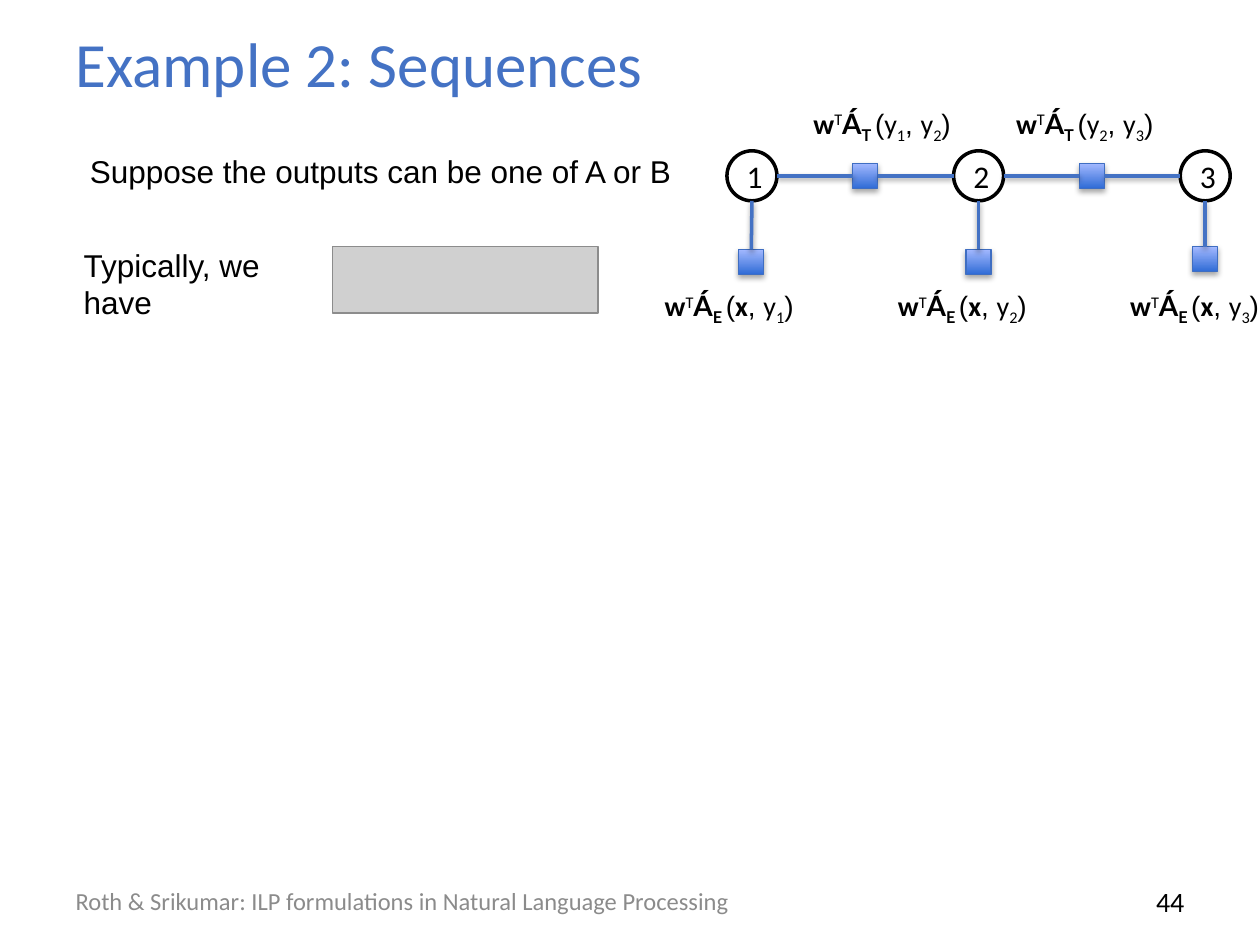
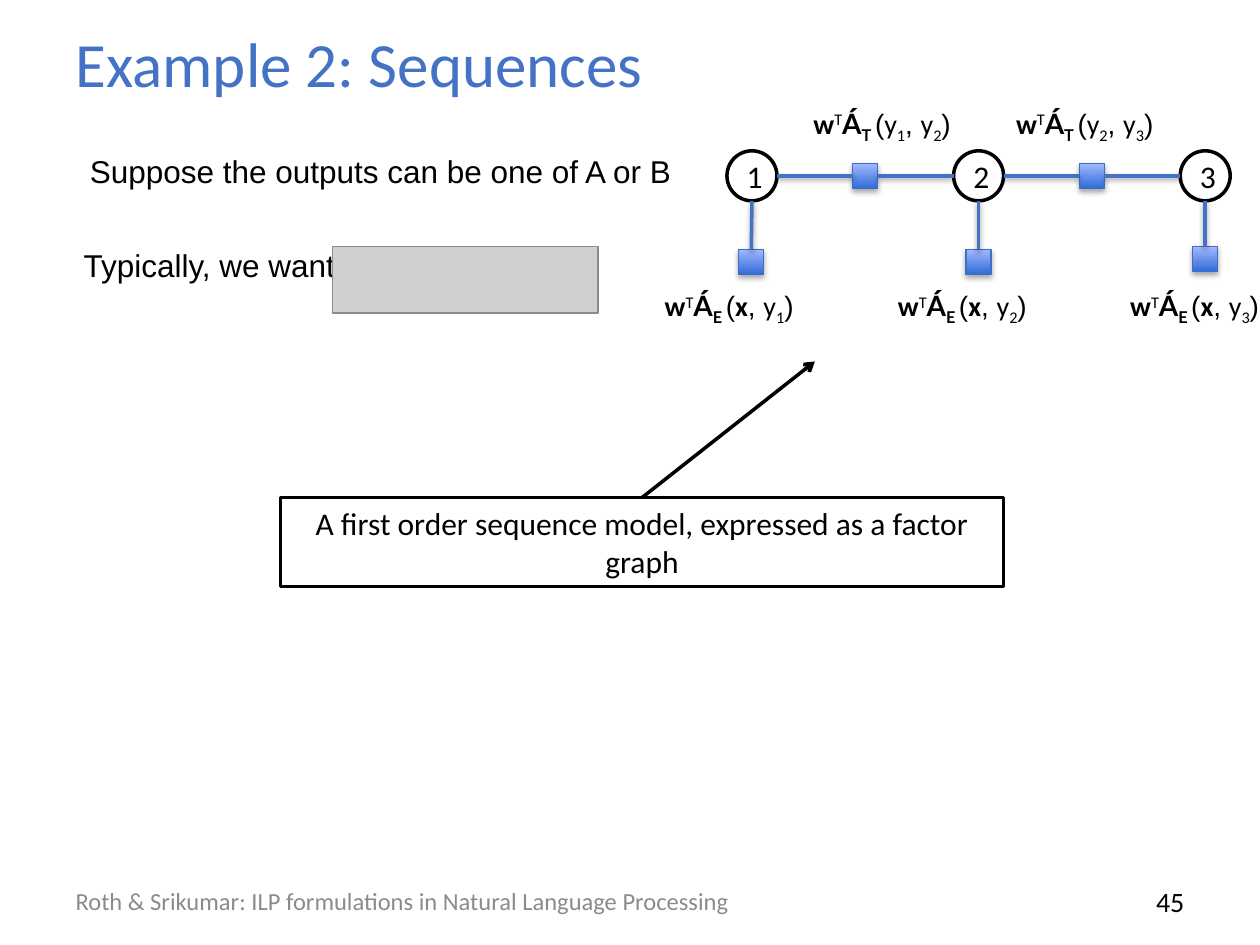
Before and after one commit to ilpinference/ilpinference.github.io, a slide deck: slide 46 of eacl2017/slides/modeling.pptx (slide 45 before the commit). Drawn at 1260x945 pixels with LibreOffice and Linux fonts; fonts in the diff are those of the drawing; grey boxes stand for pictures. Boxes give left, top, right and bottom in pixels: in the first picture for what was removed or moved away, otherwise in the second. Text is boxed around its words. In the diff, an @@ line names an element or a change of style, - is before the commit and + after.

```diff
--- a/eacl2017/slides/modeling.pptx
+++ b/eacl2017/slides/modeling.pptx
@@ text at (84, 252, 334, 283): text changed @@
-Typically, we have
+Typically, we want
@@ arrow added from (643, 498) to (815, 362), #000000 2 pt @@
@@ rectangle added at (281, 498, 1004, 587), fill #FFFFFF, outline #000000 2 pt, 18 pt, text #000000 @@
+A first order sequence model, expressed as a factor graph
@@ page number at (1156, 894, 1184, 912): text changed @@
-44
+45
```
Also in this commit, not shown: 19 other slides changed, 1 slide added, 3 other files.
